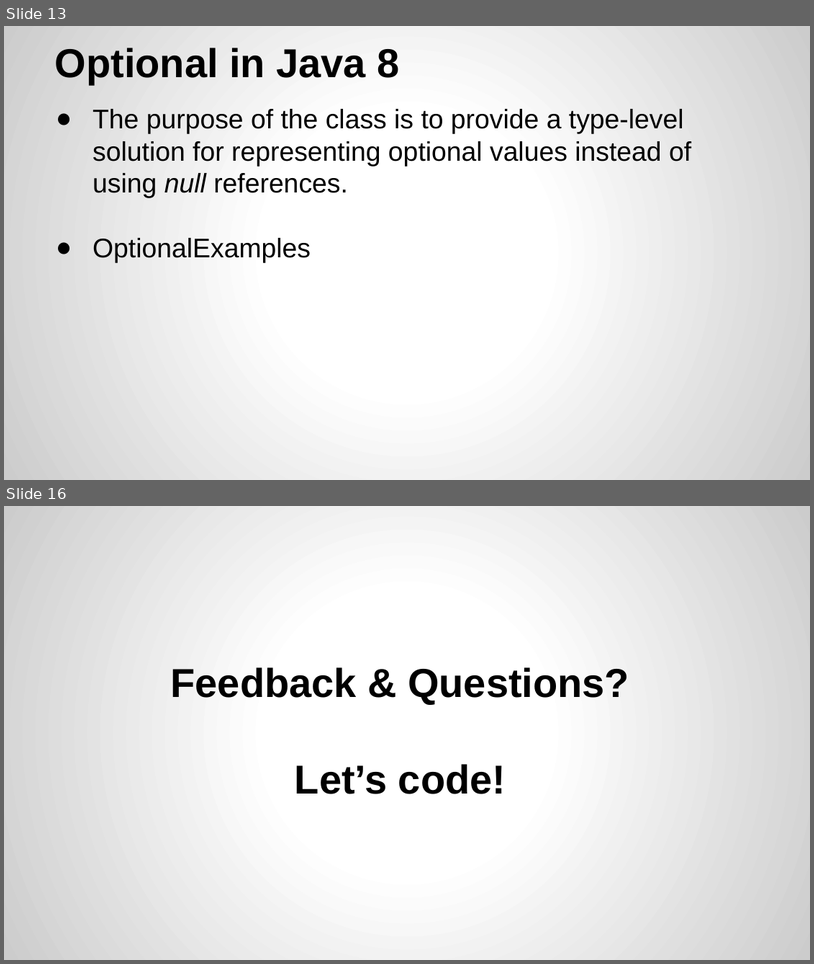
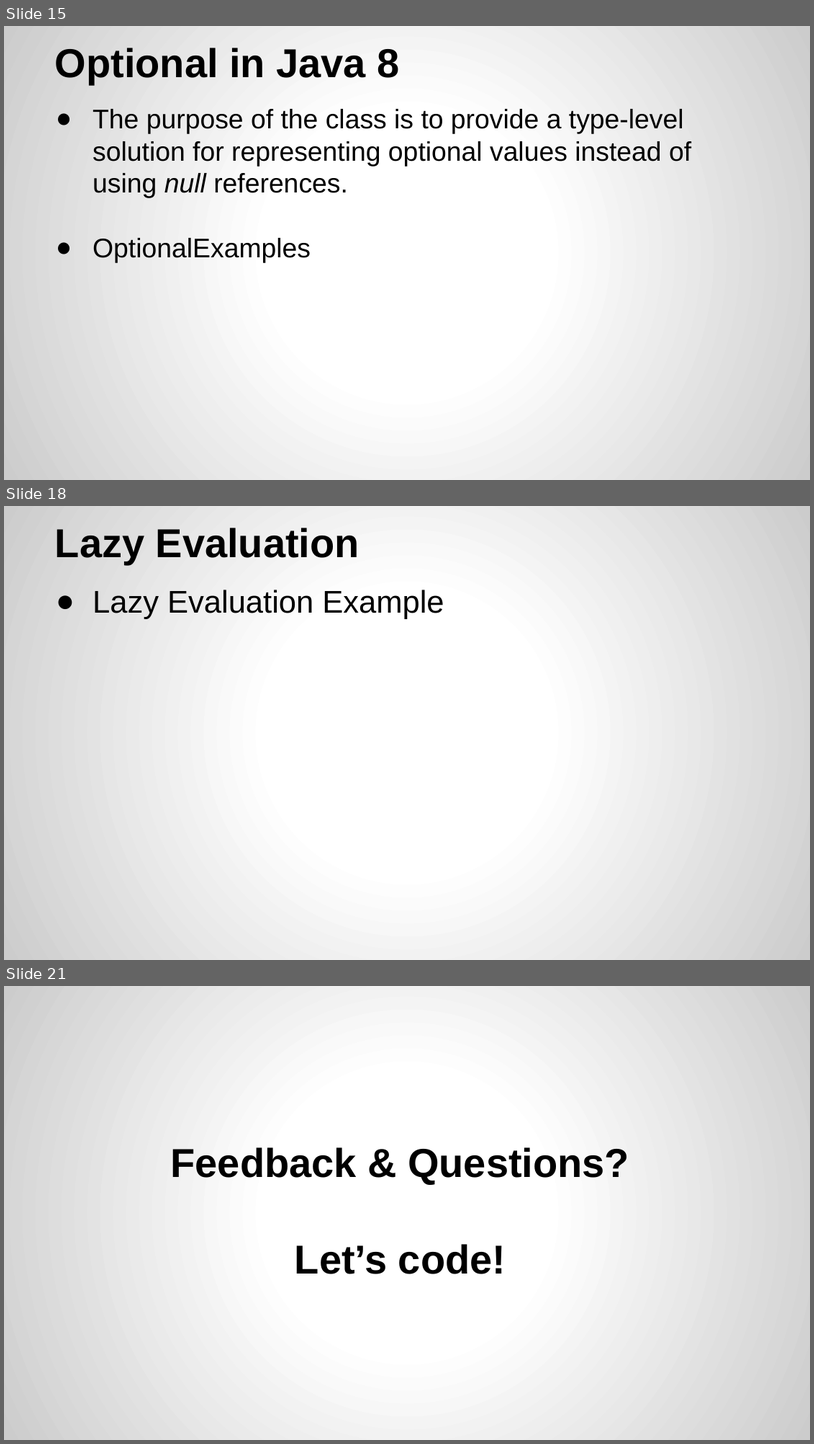
Before and after one commit to yogeshrnaik/presentations, a slide deck: Functional Programming with Java 8.pptx. Shown one above the other, each under a label of ours: slides 13 and 16 before the commit, slides 15, 18 and 21 after it; the slides between them are not shown. The pictures are 814x964 and 814x1444 pixels, drawn with LibreOffice and Linux fonts; fonts in the diff are those of the drawing. Boxes give left, top, right and bottom in pixels: in the first picture for what was removed or moved away, otherwise in the second. Text is boxed around its words. In the diff, an @@ line names an element or a change of style, - is before the commit and + after.

```diff
--- a/Functional Programming with Java 8.pptx
+++ b/Functional Programming with Java 8.pptx
@@ slide 18 added at [4,506,810,960], background gradient #FFFFFF to #CCCCCC @@
@@ title added at [55,528,360,564], 36 pt, text #000000, bold @@
+Lazy Evaluation
@@ text added at [93,590,444,619], 28 pt, text #000000 @@
+● Lazy Evaluation Example
@@ what was slide 13 is now slide 15 @@
@@ what was slide 16 is now slide 21 @@
```
Also in this commit, not shown: 8 slides changed, 4 other slides added.
